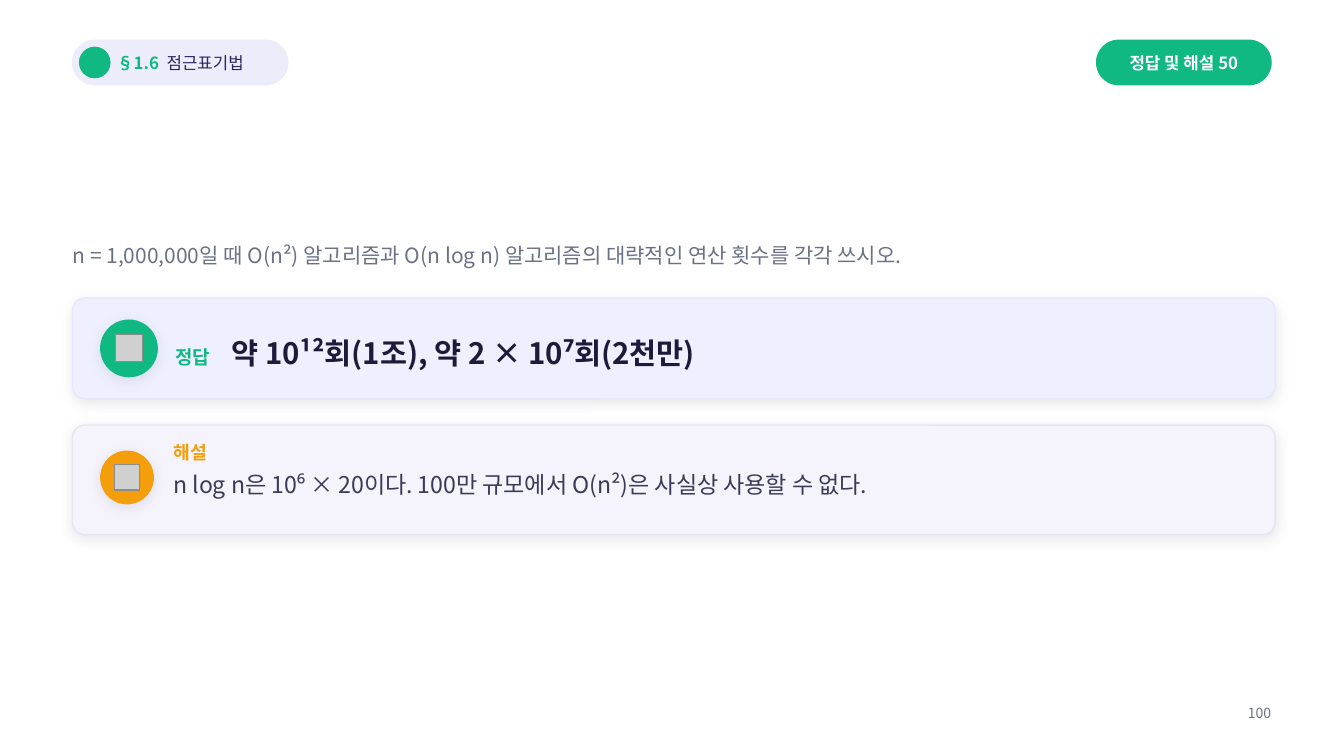
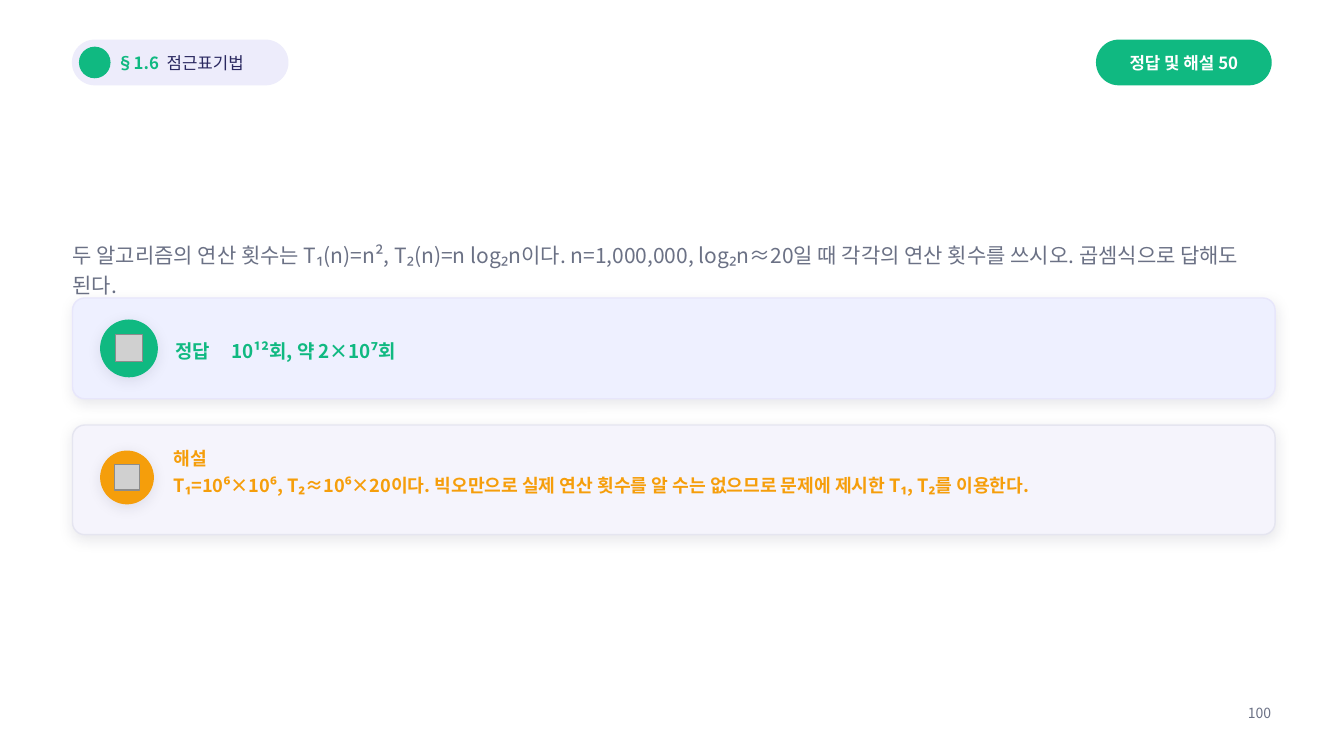
Before and after one commit to Sangdon-Park/Sangdon-Park.github.io, a slide deck: slide 100 of data/알고리즘/1장_연습문제_50문항_수업용.pptx. Drawn at 1344x756 pixels with LibreOffice and Linux fonts; fonts in the diff are those of the drawing; grey boxes stand for pictures; background and template pictures are left out. Boxes give left, top, right and bottom in pixels: in the first picture for what was removed or moved away, otherwise in the second. Text is boxed around its words. In the diff, an @@ line names an element or a change of style, - is before the commit and + after.

```diff
--- a/data/알고리즘/1장_연습문제_50문항_수업용.pptx
+++ b/data/알고리즘/1장_연습문제_50문항_수업용.pptx
@@ text at [73, 244, 1238, 295]: text changed @@
-n = 1,000,000일 때 O(n²) 알고리즘과 O(n log n) 알고리즘의 대략적인 연산 횟수를 각각 쓰시오.
+두 알고리즘의 연산 횟수는 T₁(n)=n², T₂(n)=n log₂n이다. n=1,000,000, log₂n≈20일 때 각각의 연산 횟수를 쓰시오. 곱셈식으로 답해도 된다.
@@ text at [175, 341, 396, 362]: text changed; size 21 to 13.5 pt; text colour #1E1B3A to #10B981 @@
-정답 약 10¹²회(1조), 약 2 × 10⁷회(2천만)
+정답 10¹²회, 약 2×10⁷회
@@ text at [173, 449, 1029, 494]: text changed; size 16.5 to 13 pt; text colour #3C3B57 to #F59E0B; bold on @@
-해설
-n log n은 10⁶ × 20이다. 100만 규모에서 O(n²)은 사실상 사용할 수 없다.
+해설
+T₁=10⁶×10⁶, T₂≈10⁶×20이다. 빅오만으로 실제 연산 횟수를 알 수는 없으므로 문제에 제시한 T₁, T₂를 이용한다.
```
Also in this commit, not shown: 9 other slides changed, 11 other files.
